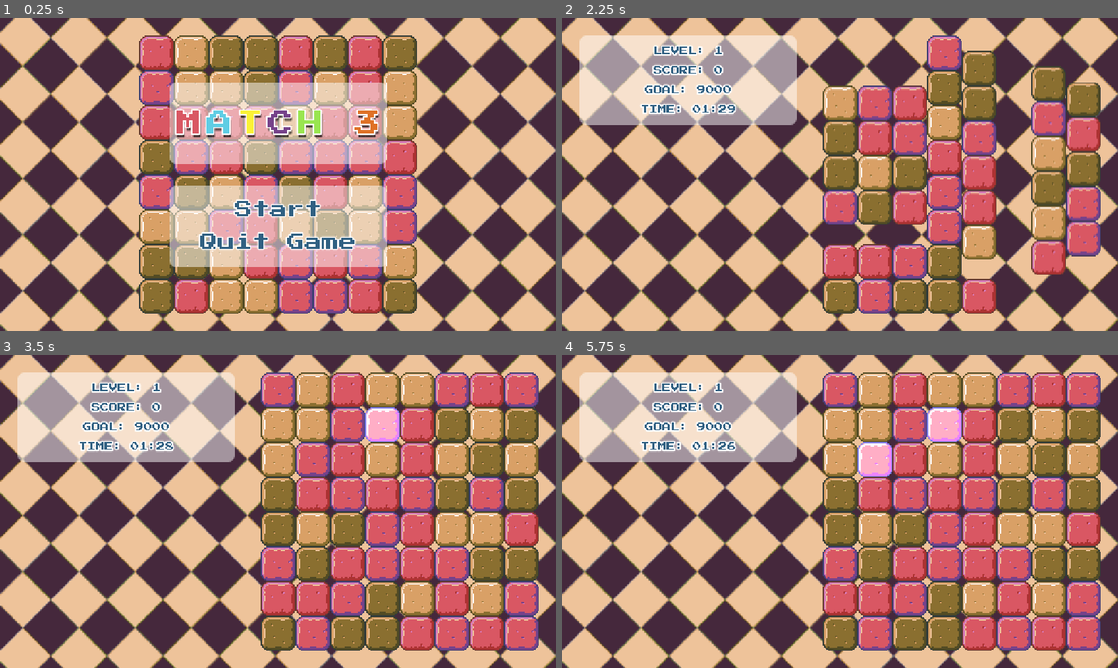
Above: before the commit, frames 1-4 (two rows, left to right).
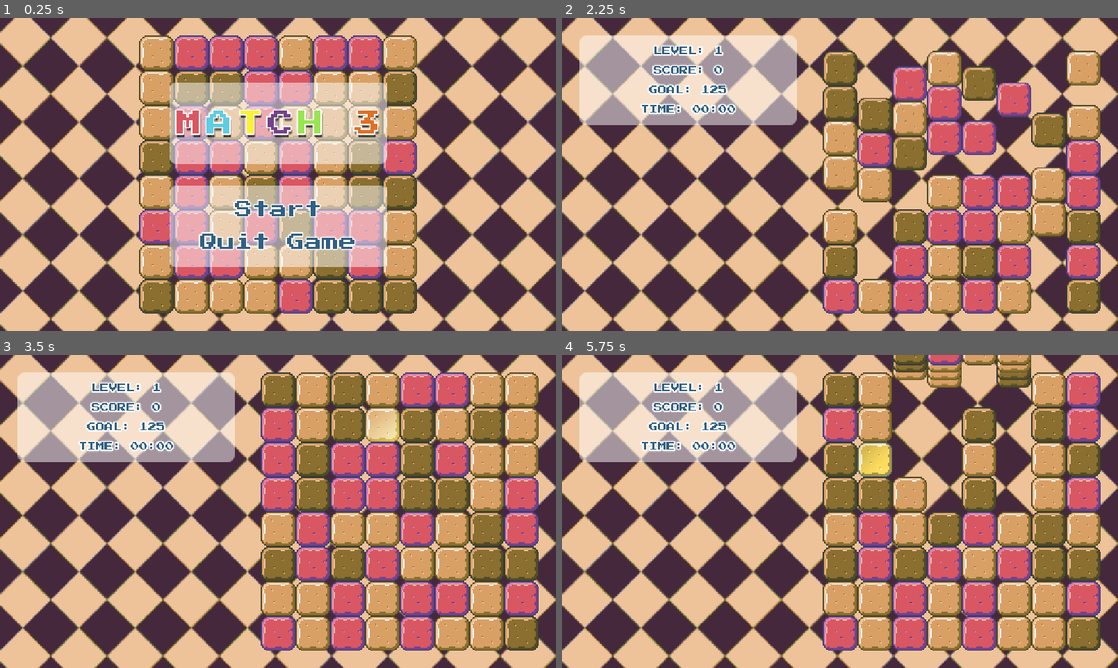
Above: after the commit, the same moments.

Repository: lazaromenezes/edx-games50
Game: Godot game, scene res://scenes/title_screen/title_screen.tscn
Two runs of this game, one before a commit and one after it. Both use one fixed random seed, a clock stepped at 60 frames per second and the inputs below.
Inputs (mouse positions are in pixels of both pictures, inside the frame that each line leads up to):
- Up to frame 1 (0.25 s): no input
- Up to frame 2 (2.25 s): click "Start" at 0.5 s; move the mouse to (962, 158) at 1.27 s; press the mouse at (962, 158) at 1.28 s; move the mouse to (728, 190) at 2.02 s; release the mouse at (728, 190) at 2.03 s; click (728, 190) at 2.1 s
- Up to frame 3 (3.5 s): move the mouse to (383, 423) at 2.77 s; press the mouse at (383, 423) at 2.78 s
- Up to frame 4 (5.75 s): move the mouse to (1084, 492) at 3.52 s; release the mouse at (1084, 492) at 3.53 s; click (1084, 492) at 3.6 s; move the mouse to (840, 458) at 4.27 s; press the mouse at (840, 458) at 4.28 s; move the mouse to (873, 458) at 5.02 s; release the mouse at (873, 458) at 5.03 s; click (873, 458) at 5.1 s

The runs differ from the first frame. In frame 1, 26% of the frame differs, in the area x 25-75%, y 5-95%; in frame 2, 31%; in frame 3, 30%; in frame 4, 34%, in the area x 14-97%, y 0-95%.
Error after the commit: Invalid type in function '_swap_indexes' in base 'Node2D (game_board.gd)'. The Object-derived class of argument 2 (previously freed) is not a subclass of the e…

Commit message:
Finish basic gameplay

Diff:
--- a/match_three/lib/tile_manager.gd
+++ b/match_three/lib/tile_manager.gd
@@ -37,12 +37,12 @@
 	return texture
 
 static func random_tile(level: int = 1):
-	var max_color = level
-	var max_shape = level - 1
+	var max_shape = level / TILE_SHAPES
+	var max_color = level + 2
 
 	var filtered_tiles = tiles.filter(_filter_tile.bind(max_color, max_shape))
 
 	return filtered_tiles.pick_random()
 
 static func _filter_tile(tile: Tile, max_color: int, max_shape: int):
-	return tile.shape_id <= max_shape and tile.color_id <= max(3, max_color)
+	return tile.shape_id <= max_shape and tile.color_id < max_color
--- a/match_three/scenes/game/game.gd
+++ b/match_three/scenes/game/game.gd
@@ -1,22 +1,28 @@
 extends Node2D
 
-enum State {LEVEL_DISPLAY, PLAY}
+enum State {LEVEL_DISPLAY, PLAY, PREPARE}
 
-@export var initial_time: float = 90
+@export var initial_time: float = 60
+@export var level_inflence: float = 1.25
+@export var goal_influence: float = 0.25
+@export var goal_constant_increase: int = 100
+@export var time_constant_increase: int = 5
 
 var _level: int = 0
 var _state: State
 var _score: int = 0
+var _goal: int = 0
 
 var level_banner_scene = preload("res://scenes/level_banner/level_banner.tscn")
 
 func _ready() -> void:
-	$Timer.wait_time = initial_time
 	_next_level()
 
 func _next_level():
 	_state = State.LEVEL_DISPLAY
 	_level += 1
+	_goal = floori(_goal * goal_influence + _level * level_inflence * goal_constant_increase)
+	$Timer.wait_time = initial_time + _level * level_inflence * time_constant_increase
 
 	$GameHud.hide()
 	_show_banner()
@@ -31,13 +37,20 @@
 	_prepare()
 
 func _prepare():
-	$GameHud.reset(_level, _score, 9000, $Timer)
+	$GameHud.reset(_level, _score, _goal, $Timer)
 	$Board/GameBoard.new_board(_level)
 
 func _on_game_board_board_ready():
-	_state = State.PLAY
+	if _state == State.LEVEL_DISPLAY:
+		_state = State.PLAY
+		$Timer.start()
+	elif _state == State.PREPARE:
+		_next_level()
 
 func _on_game_board_scored(points):
 	if _state == State.PLAY:
 		_score += points
 		$GameHud.update_score(_score)
+
+		if _score >= _goal:
+			_state = State.PREPARE
--- a/match_three/scenes/game/game.tscn
+++ b/match_three/scenes/game/game.tscn
@@ -11,6 +11,7 @@
 
 [node name="Timer" type="Timer" parent="."]
 wait_time = 90.0
+one_shot = true
 
 [node name="Background" parent="." instance=ExtResource("1_af1tn")]
 
--- a/match_three/scenes/game/game_board.gd
+++ b/match_three/scenes/game/game_board.gd
@@ -12,12 +12,16 @@
 
 var _current_selected: PlayTile = null
 var _tiles: Array[Array] = []
-var _valid_move: bool = true
+var _can_move: bool = false
+var _level: int = 0
 
 func _ready():
 	_viewport_halfed = get_viewport_rect().size / 2.0
 
 func new_board(level: int):
+	_level = level
+	_current_selected = null
+	_tiles = []
 	_clear()
 	_add_tiles()
 	_centralize()
@@ -44,7 +48,7 @@
 
 func _new_tile(row, column):
 	var play_tile = _tile_scene.instantiate()
-	play_tile.tile = TileManager.random_tile()
+	play_tile.tile = TileManager.random_tile(_level)
 	play_tile.position = Vector2(column * TileManager.TILE_SIZE, row * TileManager.TILE_SIZE)
 	play_tile.selected.connect(_on_tile_selected)
 	return play_tile
@@ -61,6 +65,9 @@
 	await tween.finished
 
 func _on_tile_selected(selected_tile):
+	if not _can_move:
+		return
+
 	if _current_selected == null:
 		_current_selected = selected_tile
 	elif _current_selected == selected_tile:
@@ -113,12 +120,14 @@
 	return x_diff + y_diff == 1
 
 func _check_for_matches(when_not_found: Callable):
+	_can_move = false
 	var matches = _find_matches()
 	if matches.is_empty():
 		when_not_found.call()
 	else:
 		_clear_matches(matches)
 		_adjust_board()
+	_can_move = true
 
 func _find_matches():
 	var matches: Array[Match] = []
@@ -185,7 +194,6 @@
 			tile.queue_free()
 
 func _adjust_board():
-
 	var tween = get_tree().create_tween()
 
 	for column in board_size.y:
--- a/match_three/scenes/game/game_hud.gd
+++ b/match_three/scenes/game/game_hud.gd
@@ -8,11 +8,12 @@
 var _timer: Timer
 
 func reset(level: int, score: int, goal: int, timer: Timer):
+	_timer = timer
+
 	%Level.text = LEVEL % level
 	%Goal.text = GOAL % goal
+
 	update_score(score)
-	_timer = timer
-	_timer.start()
 	show()
 
 func _process(_delta):
